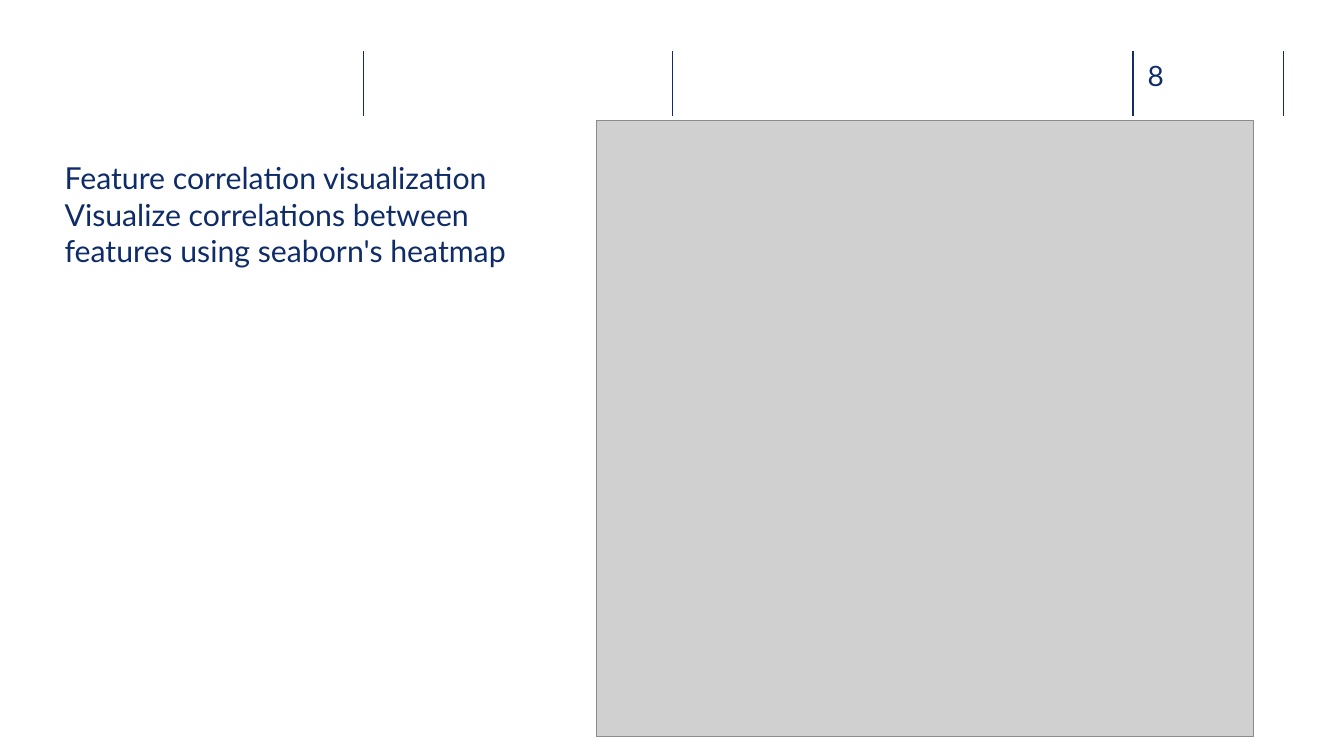
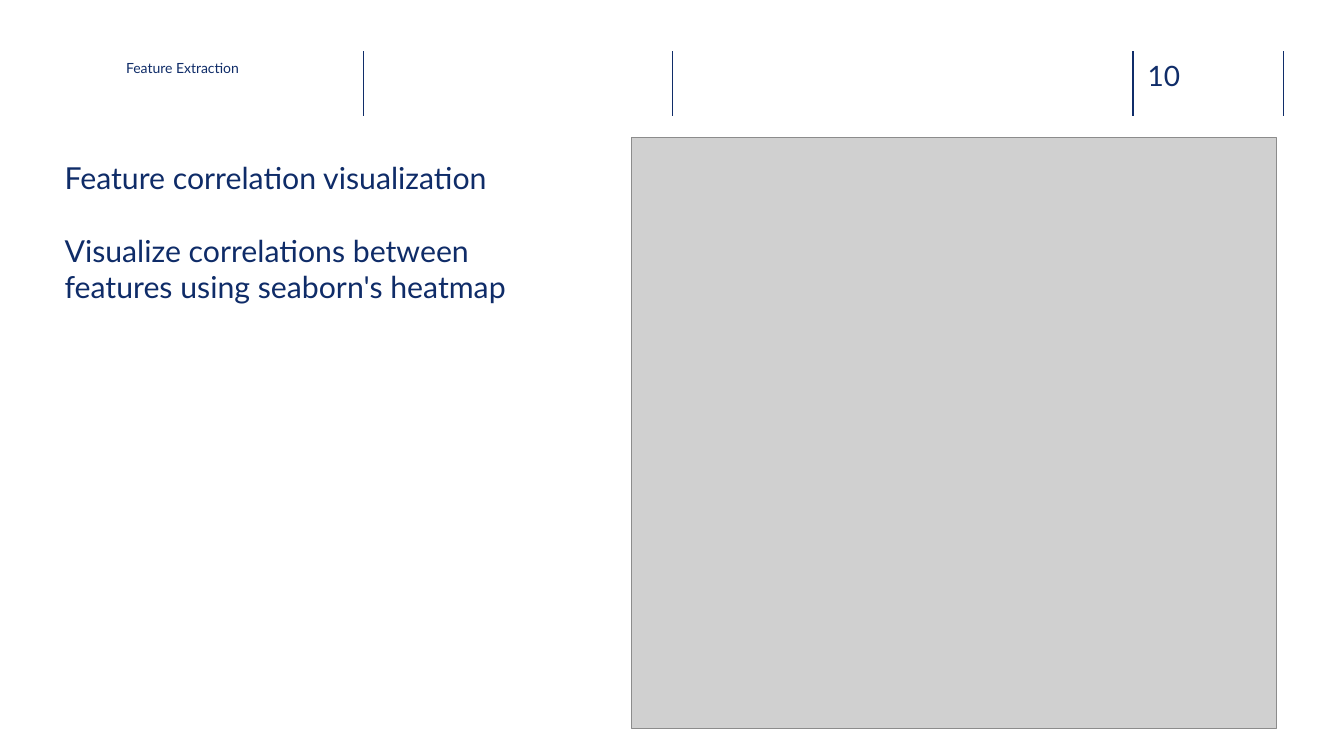
Before and after one commit to zuoxu3310/LazyFCA, a slide deck: slide 10 of Project Report on OSDA.pptx (slide 8 before the commit). Drawn at 1344x756 pixels with LibreOffice and Linux fonts; fonts in the diff are those of the drawing; grey boxes stand for pictures; background and template pictures are left out. Boxes give left, top, right and bottom in pixels: in the first picture for what was removed or moved away, otherwise in the second. Text is boxed around its words. In the diff, an @@ line names an element or a change of style, - is before the commit and + after.

```diff
--- a/Project Report on OSDA.pptx
+++ b/Project Report on OSDA.pptx
@@ text added at box(126, 62, 239, 73), 10 pt, text #0F2C68 @@
+Feature Extraction
@@ page number at box(1148, 65, 1181, 86): text changed @@
-8
+10
@@ picture: place and size @@
-picture at box(597, 121, 1253, 737)
+picture at box(632, 137, 1276, 728)
@@ title "Feature correlation visualization Visualize correlations ..." rewrapped from box(65, 166, 505, 268) to box(65, 166, 505, 304) @@
```
Also in this commit, not shown: 6 other slides changed, 8 slides added, 1 slide removed, 1 other file.
